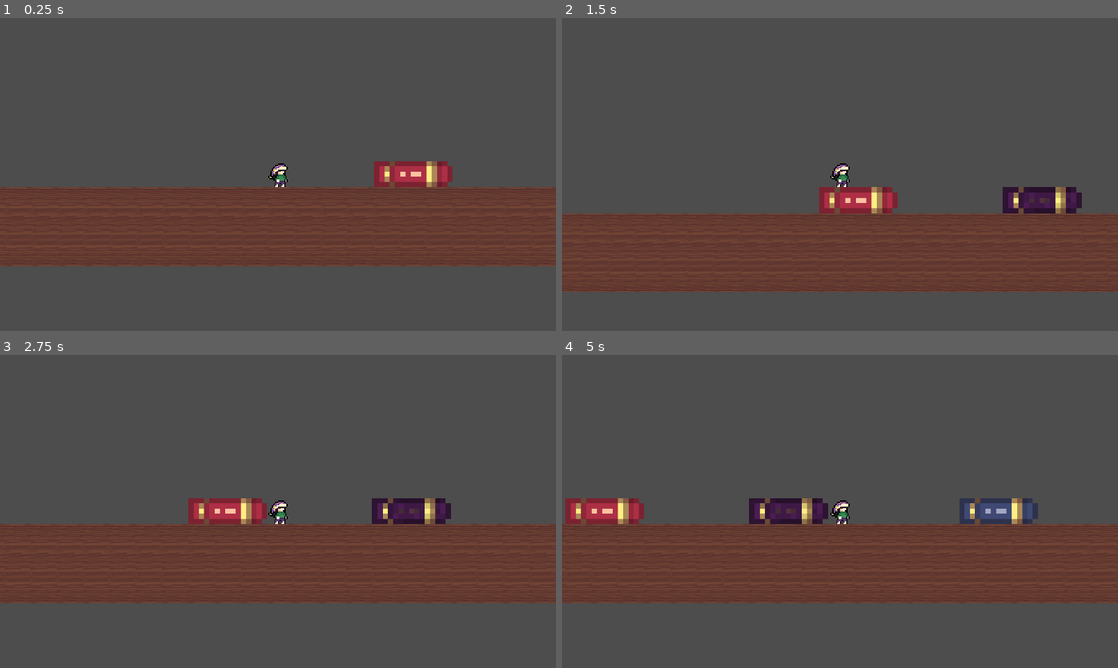
Above: before the commit, frames 1-4 (two rows, left to right).
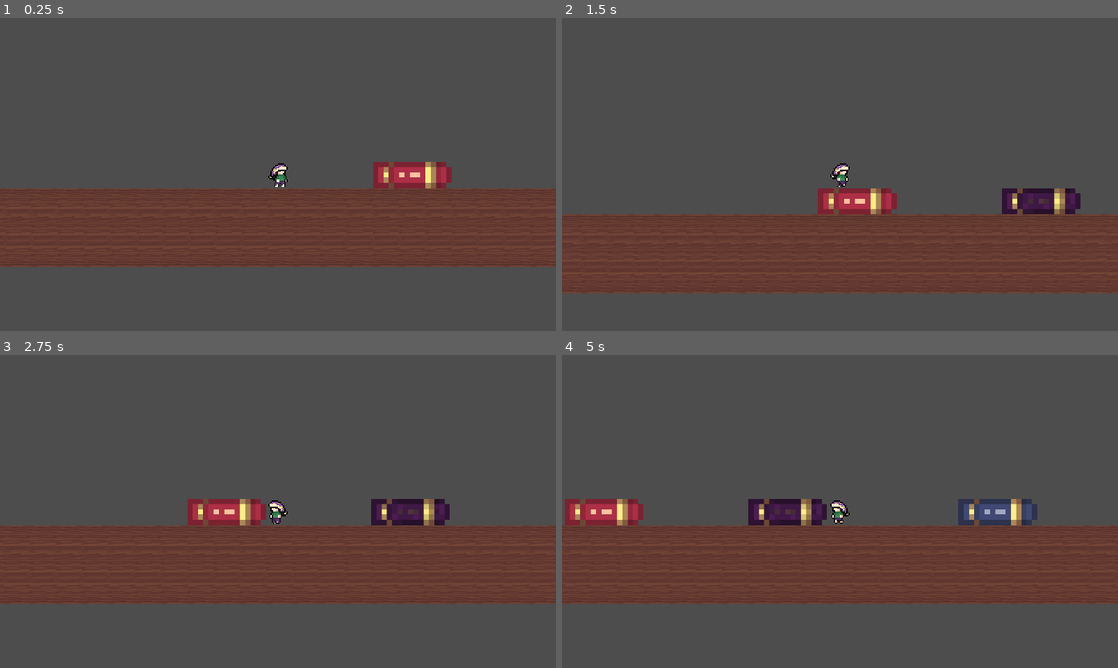
Above: after the commit, the same moments.

Repository: Arti-Dev/LucidNightmaresDemo
Game: Godot game, scene res://scenes/library_1.tscn
Same seed, same stepped clock (60 frames per second), same inputs: the game is played once before the commit and once after it.
Inputs:
- Up to frame 1 (0.25 s): no input
- Up to frame 2 (1.5 s): tap Enter at 0.5 s; hold D (PlayerRight) from 0.53 s (still down); tap Q (Q) at 0.6 s; tap Space (PlayerJump) at 0.77 s; tap Tab (Tab) at 1.35 s
- Up to frame 3 (2.75 s): tap Space (PlayerJump) at 1.52 s; release D (PlayerRight) at 2.03 s; hold A (PlayerLeft) from 2.03 s (still down); tap Q (Q) at 2.1 s
- Up to frame 4 (5 s): release A (PlayerLeft) at 2.78 s; hold D (PlayerRight) 2.78-4.28 s; tap Tab (Tab) at 2.85, 4.35 s; tap Space (PlayerJump) at 3.02, 3.77, 4.52 s; tap Q (Q) at 3.6 s; hold A (PlayerLeft) from 4.28 s (still down)

The runs differ from the first frame. In frame 1, 1.6% of the frame differs, in the area x 0-100%, y 45-80%; in frame 2, 1.8%; in frame 3, 2.0%; in frame 4, 2.2%.

Commit message:
Add walk anim

Diff:
--- a/scenes/player.tscn
+++ b/scenes/player.tscn
@@ -1,17 +1,54 @@
-[gd_scene load_steps=6 format=3 uid="uid://cwsep6ctbelnx"]
+[gd_scene load_steps=14 format=3 uid="uid://cwsep6ctbelnx"]
 
 [ext_resource type="Script" path="res://scripts/player.gd" id="1_srlfy"]
-[ext_resource type="Texture2D" uid="uid://dct1emervvel0" path="res://assets/player/player.png" id="2_cytlb"]
+[ext_resource type="Texture2D" uid="uid://bsx8mgluau0cn" path="res://assets/player/idle.png" id="2_bst6x"]
+[ext_resource type="Texture2D" uid="uid://bacpftktg7kun" path="res://assets/player/walk1.png" id="3_2hk6m"]
+[ext_resource type="Texture2D" uid="uid://bw82ofnksohq" path="res://assets/player/walk2.png" id="4_jv3mj"]
+[ext_resource type="Texture2D" uid="uid://mogquqogxrya" path="res://assets/player/walk3.png" id="5_l1dqq"]
+[ext_resource type="Texture2D" uid="uid://or5hyy7s3ynu" path="res://assets/player/walk4.png" id="6_tcc3f"]
+[ext_resource type="Texture2D" uid="uid://cy4x18q6yw3h" path="res://assets/player/walk5.png" id="7_qygo2"]
+[ext_resource type="Texture2D" uid="uid://da78x58njviyb" path="res://assets/player/walk6.png" id="8_66u5p"]
+[ext_resource type="Texture2D" uid="uid://cin6oia37mhrp" path="res://assets/player/walk7.png" id="9_uk1gw"]
+[ext_resource type="Texture2D" uid="uid://cyly61w3u30yq" path="res://assets/player/walk8.png" id="10_ksv7l"]
 
 [sub_resource type="SpriteFrames" id="SpriteFrames_4n1jq"]
 animations = [{
 "frames": [{
 "duration": 1.0,
-"texture": ExtResource("2_cytlb")
+"texture": ExtResource("2_bst6x")
 }],
 "loop": true,
-"name": &"default",
+"name": &"idle",
 "speed": 5.0
+}, {
+"frames": [{
+"duration": 1.0,
+"texture": ExtResource("3_2hk6m")
+}, {
+"duration": 1.0,
+"texture": ExtResource("4_jv3mj")
+}, {
+"duration": 1.0,
+"texture": ExtResource("5_l1dqq")
+}, {
+"duration": 1.0,
+"texture": ExtResource("6_tcc3f")
+}, {
+"duration": 1.0,
+"texture": ExtResource("7_qygo2")
+}, {
+"duration": 1.0,
+"texture": ExtResource("8_66u5p")
+}, {
+"duration": 1.0,
+"texture": ExtResource("9_uk1gw")
+}, {
+"duration": 1.0,
+"texture": ExtResource("10_ksv7l")
+}],
+"loop": true,
+"name": &"walk",
+"speed": 12.0
 }]
 
 [sub_resource type="CapsuleShape2D" id="CapsuleShape2D_oa6ih"]
@@ -30,15 +67,16 @@
 texture_filter = 1
 scale = Vector2(3, 3)
 sprite_frames = SubResource("SpriteFrames_4n1jq")
+animation = &"walk"
+frame_progress = 0.395236
 
 [node name="CollisionShape2D" type="CollisionShape2D" parent="."]
-position = Vector2(2, -2)
 shape = SubResource("CapsuleShape2D_oa6ih")
 
 [node name="StandingArea" type="Area2D" parent="."]
 
 [node name="CollisionShape2D" type="CollisionShape2D" parent="StandingArea"]
-position = Vector2(2, 28)
+position = Vector2(0, 28)
 shape = SubResource("RectangleShape2D_p4lao")
 debug_color = Color(0.886789, 0.266542, 0.502231, 0.42)
 
--- a/scripts/player.gd
+++ b/scripts/player.gd
@@ -11,6 +11,7 @@
 
 @export var camera: CustomCamera = null
 @onready var remoteTransform: RemoteTransform2D = $RemoteTransform2D
+@onready var animSprite: AnimatedSprite2D = $AnimatedSprite2D
 
 func _ready() -> void:
 	if camera != null:
@@ -41,6 +42,15 @@
 			velocity.x = move_toward(velocity.x, 0, AIR_FRICTION)
 	move_and_slide()
 
+	if direction:
+		animSprite.play("walk")
+		if direction < 0:
+			animSprite.flip_h = true
+		else:
+			animSprite.flip_h = false
+	else:
+		animSprite.play("idle")
+
 
 func capSpeed(speed: float, maximum: float) -> float:
 	if abs(speed) < abs(maximum):
Renamed: assets/player/player.png -> assets/player/idle.png
Not shown, added: assets/player/idle.png.import
Binary file added: assets/player/walk1.png
Not shown, added: assets/player/walk1.png.import
Binary file added: assets/player/walk2.png
Not shown, added: assets/player/walk2.png.import
Binary file added: assets/player/walk3.png
Not shown, added: assets/player/walk3.png.import
Binary file added: assets/player/walk4.png
Not shown, added: assets/player/walk4.png.import
Binary file added: assets/player/walk5.png
Not shown, added: assets/player/walk5.png.import
(and 6 more such lines)
